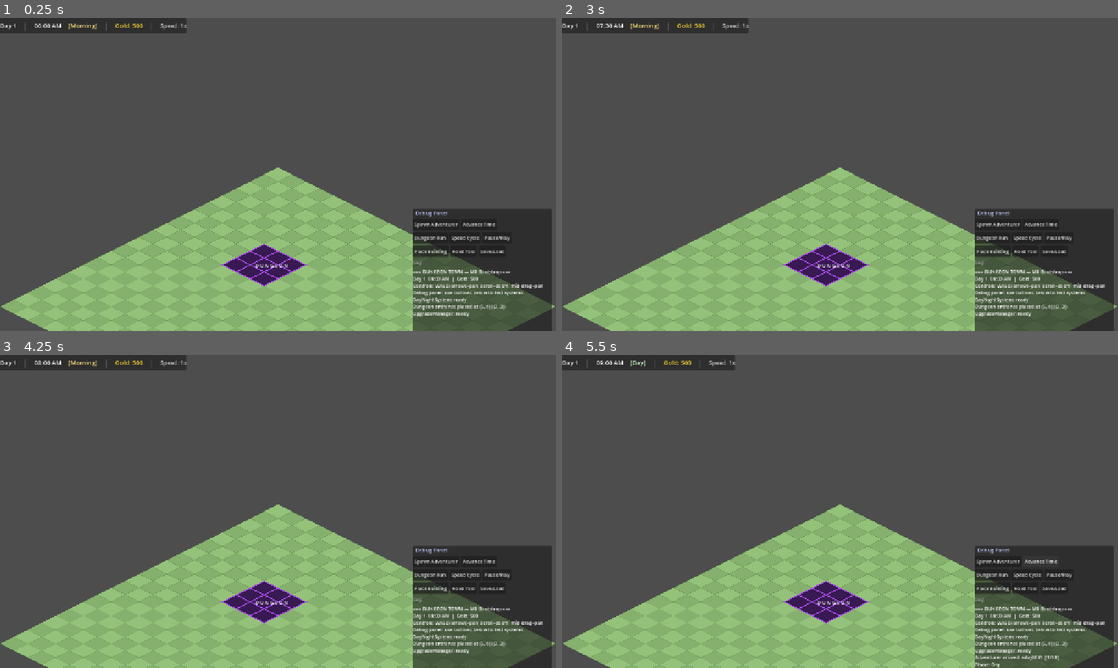
Above: before the commit, frames 1-4 (two rows, left to right).
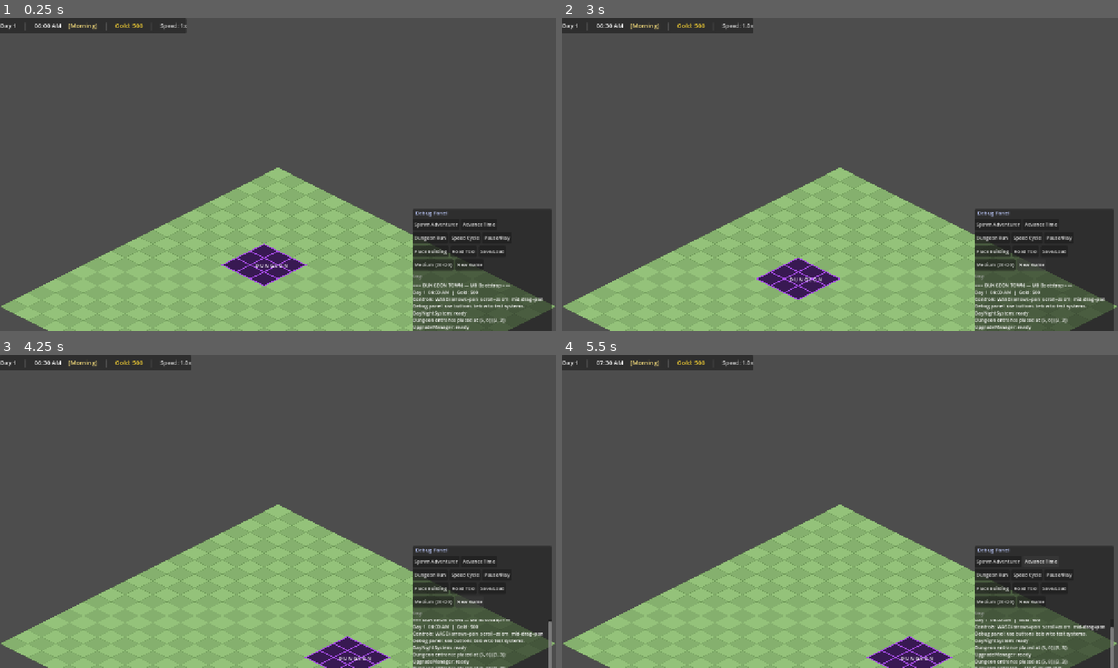
Above: after the commit, the same moments.

Repository: chrisagiddings/dungeon-town
Game: Godot game, scene res://scenes/Main.tscn
Two runs of this game, one before a commit and one after it. Both use one fixed random seed, a clock stepped at 60 frames per second and the inputs below.
Inputs (mouse positions are in pixels of both pictures, inside the frame that each line leads up to):
- Up to frame 1 (0.25 s): no input
- Up to frame 2 (3 s): click (995, 265) at 0.5 s, where only the run after the commit has a clickable "Medium (20×20)"; click (990, 265) at 1.25 s, where only the run after the commit has a clickable "Large (28×28)"; click (990, 265) at 2 s, where only the run after the commit has a clickable "Small (16×16)"; click (1029, 265) at 2.75 s, where only the run after the commit has a clickable "New Game"
- Up to frame 3 (4.25 s): click (467, 602) at 3.5 s, where only the run after the commit has a clickable "New Game"
- Up to frame 4 (5.5 s): click "Spawn Adventurer" at 4.25 s; click "Advance Time" at 5 s

The runs differ from the first frame. In frame 1, 1.7% of the frame differs, in the area x 74-98%, y 76-100%; in frame 2, 3.1%; in frame 3, 4.2%; in frame 4, 4.7%, in the area x 6-100%, y 0-100%.

Commit message:
[#116] Dungeon entrance size varies by map size; dynamic grid
- GameState: MapSize enum (SMALL/MEDIUM/LARGE), grid_size field,
  MAP_GRID_SIZES (16/20/28), MAP_ENTRANCE_SIZES per map, set_map_size(),
  get_map_size_name()
- DungeonEntranceManager: _pick_entrance_size() selects randomly from
  valid options for current map size; _place_randomly() now picks size
  before picking location
- BuildingGrid / RoadGrid: GRID_SIZE changed from const to var;
  update_grid_size() reads from GameState; RoadGrid also rebuilds AStar2D
- TerrainGrid: uses GameState.grid_size directly
- SaveSystem: persists map_size and grid_size; new_game(map_size) resets
  all state and reinitialises grids and entrance
- DebugPanel: Map Size cycle button + New Game button (row 4)
- 14 new unit tests — 232/232 total passing

Diff:
--- a/autoload/GameState.gd
+++ b/autoload/GameState.gd
@@ -3,6 +3,21 @@
 ## Owns the time tick loop and phase transitions.
 
 enum Phase { MORNING, DAY, EVENING, NIGHT }
+enum MapSize { SMALL = 0, MEDIUM = 1, LARGE = 2 }
+
+## Grid dimensions per map size
+const MAP_GRID_SIZES: Dictionary = {
+	MapSize.SMALL:  16,
+	MapSize.MEDIUM: 20,
+	MapSize.LARGE:  28,
+}
+
+## Valid dungeon entrance footprint sizes per map size
+const MAP_ENTRANCE_SIZES: Dictionary = {
+	MapSize.SMALL:  [Vector2i(1, 1), Vector2i(2, 2)],
+	MapSize.MEDIUM: [Vector2i(2, 2), Vector2i(3, 3)],
+	MapSize.LARGE:  [Vector2i(3, 3), Vector2i(5, 5)],
+}
 
 # ── Constants ─────────────────────────────────────────────────────────────────
 const HOURS_PER_DAY: int = 24
@@ -16,6 +31,8 @@
 var is_paused: bool = false
 var sim_speed: float = 1.0
 var town_name: String = "Dungeon Town"
+var map_size:  int = MapSize.MEDIUM
+var grid_size: int = MAP_GRID_SIZES[MapSize.MEDIUM]
 
 var dungeon_entrance_origin: Vector2i = Vector2i(-1, -1)  ## -1 = not yet placed
 var dungeon_entrance_size:   Vector2i = Vector2i(3, 3)
@@ -55,6 +72,17 @@
 		display_hour = 12
 	return "%02d:%02d %s" % [display_hour, minutes, period]
 
+func set_map_size(size: int) -> void:
+	map_size  = size
+	grid_size = MAP_GRID_SIZES.get(size, MAP_GRID_SIZES[MapSize.MEDIUM])
+
+func get_map_size_name() -> String:
+	match map_size:
+		MapSize.SMALL:  return "Small (16×16)"
+		MapSize.MEDIUM: return "Medium (20×20)"
+		MapSize.LARGE:  return "Large (28×28)"
+	return "Medium (20×20)"
+
 func get_phase_name() -> String:
 	match current_phase:
 		Phase.MORNING: return "Morning"
--- a/autoload/SaveSystem.gd
+++ b/autoload/SaveSystem.gd
@@ -104,6 +104,49 @@
 		out.store_string(JSON.stringify(d, "\t"))
 		out.close()
 
+func new_game(map_size: int = GameState.MapSize.MEDIUM) -> void:
+	## Reset all state and start a fresh game with the given map size.
+	GameState.set_map_size(map_size)
+	GameState.current_day   = 1
+	GameState.current_hour  = 6.0
+	GameState.sim_speed     = 1.0
+	GameState.town_name     = "Dungeon Town"
+	GameState.dungeon_entrance_origin = Vector2i(-1, -1)
+	GameState.dungeon_entrance_size   = Vector2i(3, 3)
+
+	EconomyState.gold           = EconomyState.STARTING_GOLD
+	EconomyState.total_income   = 0
+	EconomyState.total_expenses = 0
+	EconomyState.transaction_log.clear()
+
+	var grid:      BuildingGrid   = _find("BuildingGrid")
+	var road_grid: RoadGrid       = _find("RoadGrid")
+	var manager:   UpgradeManager = _find("UpgradeManager")
+	var spawner:   AdventurerSpawner = _find("AdventurerSpawner")
+
+	if grid:
+		grid.clear()
+		grid.update_grid_size()
+	if road_grid:
+		road_grid.update_grid_size()
+	if manager:
+		for iid in manager.get_construction_ids().duplicate():
+			manager._constructions.erase(iid)
+	if spawner:
+		spawner.restore_from_save({})
+
+	var entrance: DungeonEntranceManager = _find("DungeonEntranceManager")
+	if entrance:
+		entrance._place_randomly()
+
+	# Force UI refresh
+	EventBus.gold_changed.emit(EconomyState.gold, 0)
+	EventBus.time_tick.emit(GameState.current_hour)
+	EventBus.sim_speed_changed.emit(GameState.sim_speed)
+	EventBus.debug_log_message.emit(
+		"New game started — %s" % GameState.get_map_size_name()
+	)
+
 func delete_save(slot: int) -> void:
 	var path := _slot_path(slot)
 	if FileAccess.file_exists(path):
@@ -158,6 +201,8 @@
 		"version":          SAVE_VERSION,
 		"save_name":        default_name,
 		"town_name":        GameState.town_name,
+		"map_size":         GameState.map_size,
+		"grid_size":        GameState.grid_size,
 		"dungeon_entrance_origin": [GameState.dungeon_entrance_origin.x, GameState.dungeon_entrance_origin.y],
 		"dungeon_entrance_size":   [GameState.dungeon_entrance_size.x,   GameState.dungeon_entrance_size.y],
 		"game_day":         GameState.current_day,
@@ -180,7 +225,9 @@
 	GameState.current_day   = int(data.get("game_day",   1))
 	GameState.current_hour  = float(data.get("game_hour", 6.0))
 	GameState.sim_speed     = float(data.get("sim_speed", 1.0))
-	GameState.town_name     = data.get("town_name", "Dungeon Town")
+	GameState.town_name = data.get("town_name", "Dungeon Town")
+	if "map_size" in data:
+		GameState.set_map_size(int(data["map_size"]))
 	if "dungeon_entrance_origin" in data:
 		var eo: Array = data["dungeon_entrance_origin"]
 		GameState.dungeon_entrance_origin = Vector2i(int(eo[0]), int(eo[1]))
--- a/scripts/DebugPanel.gd
+++ b/scripts/DebugPanel.gd
@@ -10,11 +10,12 @@
 const MARGIN:        float = 10.0
 
 # ── State ─────────────────────────────────────────────────────────────────────
-var _log_output: RichTextLabel
-var _log_lines: Array[String] = []
-var _place_idx: int  = 0
-var _place_btn: Button = null
-var _road_btn:  Button = null
+var _log_output:  RichTextLabel
+var _log_lines:   Array[String] = []
+var _place_idx:   int    = 0
+var _place_btn:   Button = null
+var _road_btn:    Button = null
+var _map_size_btn: Button = null
 
 # ── Lifecycle ─────────────────────────────────────────────────────────────────
 
@@ -66,6 +67,13 @@
 	_place_btn = _btn_ref(row3, "Place Building", _on_place_building)
 	_road_btn  = _btn_ref(row3, "Road Tool",      _on_road_tool)
 	_btn(row3, "Save/Load", _on_save_load)
+
+	# Row 4 — new game controls
+	var row4 := HBoxContainer.new()
+	row4.add_theme_constant_override("separation", 4)
+	vbox.add_child(row4)
+	_map_size_btn = _btn_ref(row4, "Medium (20×20)", _on_map_size_cycle)
+	_btn(row4, "New Game", _on_new_game)
 	EventBus.building_placement_cancelled.connect(_on_placement_cancelled)
 	EventBus.building_placed.connect(func(_id, _origin): _on_placement_cancelled())
 	EventBus.road_mode_exited.connect(func(): _road_btn.text = "Road Tool")
@@ -194,6 +202,17 @@
 		if _road_btn:
 			_road_btn.text = "Road Tool [ON]"
 
+func _on_map_size_cycle() -> void:
+	var next: int = (GameState.map_size + 1) % 3
+	GameState.map_size = next
+	if _map_size_btn:
+		_map_size_btn.text = GameState.get_map_size_name()
+
+func _on_new_game() -> void:
+	SaveSystem.new_game(GameState.map_size)
+	if _map_size_btn:
+		_map_size_btn.text = GameState.get_map_size_name()
+
 func _on_save_load() -> void:
 	var panel: SaveLoadPanel = _find("SaveLoadPanel")
 	if panel:
--- a/scripts/TerrainGrid.gd
+++ b/scripts/TerrainGrid.gd
@@ -6,7 +6,7 @@
 # ── Constants ─────────────────────────────────────────────────────────────────
 const TILE_W: int = 64
 const TILE_H: int = 32
-const GRID_SIZE: int = 20
+
 
 const COLOR_EVEN:           Color = Color(0.58, 0.76, 0.48)
 const COLOR_ODD:            Color = Color(0.52, 0.69, 0.43)
@@ -34,8 +34,8 @@
 
 func _draw_tiles() -> void:
 	var entrance_tiles := _get_entrance_tiles()
-	for row in range(GRID_SIZE):
-		for col in range(GRID_SIZE):
+	for row in range(GameState.grid_size):
+		for col in range(GameState.grid_size):
 			var coord := Vector2i(col, row)
 			if entrance_tiles.has(coord):
 				continue  # entrance drawn separately
--- a/scripts/systems/BuildingGrid.gd
+++ b/scripts/systems/BuildingGrid.gd
@@ -14,7 +14,7 @@
 var _instance_counter: int = 0
 
 # ── Constants ─────────────────────────────────────────────────────────────────
-const GRID_SIZE: int = 20
+var GRID_SIZE: int = 20
 
 # ── Public API ────────────────────────────────────────────────────────────────
 
@@ -95,6 +95,10 @@
 		return false
 	return true
 
+func update_grid_size() -> void:
+	GRID_SIZE = GameState.grid_size
+
+
 func clear() -> void:
 	_occupied.clear()
 	_placements.clear()
--- a/scripts/systems/DungeonEntranceManager.gd
+++ b/scripts/systems/DungeonEntranceManager.gd
@@ -39,10 +39,21 @@
 
 # ── Internal ──────────────────────────────────────────────────────────────────
 
+func _pick_entrance_size() -> Vector2i:
+	## Randomly select an entrance size valid for the current map size.
+	var options: Array = GameState.MAP_ENTRANCE_SIZES.get(
+		GameState.map_size,
+		GameState.MAP_ENTRANCE_SIZES[GameState.MapSize.MEDIUM]
+	)
+	return options[randi() % options.size()]
+
 func _place_randomly() -> void:
+	# Choose entrance size for the current map
+	GameState.dungeon_entrance_size = _pick_entrance_size()
+
 	var size:   Vector2i = GameState.dungeon_entrance_size
 	var margin: int      = max(size.x, size.y) + 2
-	var gs:     int      = BuildingGrid.GRID_SIZE
+	var gs:     int      = GameState.grid_size
 
 	var max_x: int = gs - size.x - margin
 	var max_y: int = gs - size.y - margin
--- a/scripts/systems/RoadGrid.gd
+++ b/scripts/systems/RoadGrid.gd
@@ -9,7 +9,7 @@
 ##   Open ground     → weight 3.0 (slow, passable)
 ##   Building tile   → disconnected (impassable)
 
-const GRID_SIZE:    int   = 20
+var GRID_SIZE: int = 20
 const COST_ROAD:    float = 1.0
 const COST_GROUND:  float = 3.0
 
@@ -56,6 +56,13 @@
 func clear_roads() -> void:
 	for tile in _roads.keys().duplicate():
 		remove_road(tile as Vector2i)
+
+func update_grid_size() -> void:
+	## Rebuilds the navigation grid for the current GameState.grid_size.
+	GRID_SIZE = GameState.grid_size
+	_roads.clear()
+	_astar = AStar2D.new()
+	_build_nav_grid()
 
 # ── Navigation API ────────────────────────────────────────────────────────────
 
--- a/tests/unit/test_dungeon_entrance.gd
+++ b/tests/unit/test_dungeon_entrance.gd
@@ -45,9 +45,9 @@
 		_manager._place_randomly()
 		var o: Vector2i = GameState.dungeon_entrance_origin
 		var s: Vector2i = GameState.dungeon_entrance_size
-		assert_true(o.x + s.x <= BuildingGrid.GRID_SIZE,
+		assert_true(o.x + s.x <= GameState.grid_size,
 			"Entrance x overflows grid on iteration %d (origin=%s)" % [i, o])
-		assert_true(o.y + s.y <= BuildingGrid.GRID_SIZE,
+		assert_true(o.y + s.y <= GameState.grid_size,
 			"Entrance y overflows grid on iteration %d (origin=%s)" % [i, o])
 
 func test_random_placement_emits_signal() -> void:
@@ -60,13 +60,13 @@
 func test_random_placement_reserves_tiles_in_grid() -> void:
 	_grid.clear()
 	GameState.dungeon_entrance_origin = Vector2i(-1, -1)
-	GameState.dungeon_entrance_size   = Vector2i(3, 3)
 	_manager._place_randomly()
 	var o: Vector2i = GameState.dungeon_entrance_origin
+	var s: Vector2i = GameState.dungeon_entrance_size
 	assert_true(_grid.is_tile_occupied(o),
 		"Origin tile should be reserved after placement")
-	assert_true(_grid.is_tile_occupied(o + Vector2i(2, 2)),
-		"Bottom-right tile of 3x3 footprint should be reserved")
+	assert_true(_grid.is_tile_occupied(o + s - Vector2i(1, 1)),
+		"Bottom-right tile of footprint should be reserved")
 
 # ── _reserve_current ──────────────────────────────────────────────────────────
 
--- /dev/null
+++ b/tests/unit/test_map_size.gd
@@ -0,0 +1,121 @@
+extends GutTest
+## Unit tests for map size configuration and entrance size selection.
+
+var _saved_map_size:  int
+var _saved_grid_size: int
+var _saved_entrance_size:   Vector2i
+var _saved_entrance_origin: Vector2i
+
+func before_each() -> void:
+	_saved_map_size        = GameState.map_size
+	_saved_grid_size       = GameState.grid_size
+	_saved_entrance_size   = GameState.dungeon_entrance_size
+	_saved_entrance_origin = GameState.dungeon_entrance_origin
+
+func after_each() -> void:
+	GameState.map_size              = _saved_map_size
+	GameState.grid_size             = _saved_grid_size
+	GameState.dungeon_entrance_size = _saved_entrance_size
+	GameState.dungeon_entrance_origin = _saved_entrance_origin
+
+# ── GameState map size ────────────────────────────────────────────────────────
+
+func test_set_map_size_small_sets_grid_16() -> void:
+	GameState.set_map_size(GameState.MapSize.SMALL)
+	assert_eq(GameState.grid_size, 16)
+
+func test_set_map_size_medium_sets_grid_20() -> void:
+	GameState.set_map_size(GameState.MapSize.MEDIUM)
+	assert_eq(GameState.grid_size, 20)
+
+func test_set_map_size_large_sets_grid_28() -> void:
+	GameState.set_map_size(GameState.MapSize.LARGE)
+	assert_eq(GameState.grid_size, 28)
+
+func test_get_map_size_name_small() -> void:
+	GameState.set_map_size(GameState.MapSize.SMALL)
+	assert_true(GameState.get_map_size_name().begins_with("Small"))
+
+func test_get_map_size_name_medium() -> void:
+	GameState.set_map_size(GameState.MapSize.MEDIUM)
+	assert_true(GameState.get_map_size_name().begins_with("Medium"))
+
+func test_get_map_size_name_large() -> void:
+	GameState.set_map_size(GameState.MapSize.LARGE)
+	assert_true(GameState.get_map_size_name().begins_with("Large"))
+
+# ── MAP_ENTRANCE_SIZES ────────────────────────────────────────────────────────
+
+func test_small_entrance_sizes_are_1x1_or_2x2() -> void:
+	var opts: Array = GameState.MAP_ENTRANCE_SIZES[GameState.MapSize.SMALL]
+	assert_true(opts.has(Vector2i(1, 1)))
+	assert_true(opts.has(Vector2i(2, 2)))
+
+func test_medium_entrance_sizes_are_2x2_or_3x3() -> void:
+	var opts: Array = GameState.MAP_ENTRANCE_SIZES[GameState.MapSize.MEDIUM]
+	assert_true(opts.has(Vector2i(2, 2)))
+	assert_true(opts.has(Vector2i(3, 3)))
+
+func test_large_entrance_sizes_are_3x3_or_5x5() -> void:
+	var opts: Array = GameState.MAP_ENTRANCE_SIZES[GameState.MapSize.LARGE]
+	assert_true(opts.has(Vector2i(3, 3)))
+	assert_true(opts.has(Vector2i(5, 5)))
+
+# ── DungeonEntranceManager._pick_entrance_size ────────────────────────────────
+
+func test_pick_size_for_small_map_is_valid() -> void:
+	GameState.set_map_size(GameState.MapSize.SMALL)
+	var grid   := BuildingGrid.new()
+	var mgr    := DungeonEntranceManager.new()
+	mgr._grid  = grid
+	add_child_autofree(grid)
+	add_child_autofree(mgr)
+	var valid: Array = GameState.MAP_ENTRANCE_SIZES[GameState.MapSize.SMALL]
+	for i in range(10):
+		var picked := mgr._pick_entrance_size()
+		assert_true(valid.has(picked),
+			"Small map picked invalid size %s" % picked)
+
+func test_pick_size_for_large_map_is_valid() -> void:
+	GameState.set_map_size(GameState.MapSize.LARGE)
+	var grid  := BuildingGrid.new()
+	var mgr   := DungeonEntranceManager.new()
+	mgr._grid = grid
+	add_child_autofree(grid)
+	add_child_autofree(mgr)
+	var valid: Array = GameState.MAP_ENTRANCE_SIZES[GameState.MapSize.LARGE]
+	for i in range(10):
+		var picked := mgr._pick_entrance_size()
+		assert_true(valid.has(picked),
+			"Large map picked invalid size %s" % picked)
+
+# ── BuildingGrid dynamic GRID_SIZE ───────────────────────────────────────────
+
+func test_building_grid_respects_updated_grid_size() -> void:
+	GameState.set_map_size(GameState.MapSize.SMALL)
+	var grid := BuildingGrid.new()
+	add_child_autofree(grid)
+	grid.update_grid_size()
+	# On a 16×16 grid, tile (15,15) is the last valid corner
+	assert_true(grid.is_in_bounds(Vector2i(15, 15), Vector2i(1, 1)))
+	# Tile 16 is out of bounds on a 16-wide grid
+	assert_false(grid.is_in_bounds(Vector2i(16, 0), Vector2i(1, 1)))
+
+func test_building_grid_large_map_allows_tile_27() -> void:
+	GameState.set_map_size(GameState.MapSize.LARGE)
+	var grid := BuildingGrid.new()
+	add_child_autofree(grid)
+	grid.update_grid_size()
+	assert_true(grid.is_in_bounds(Vector2i(25, 25), Vector2i(2, 2)))
+	assert_false(grid.is_in_bounds(Vector2i(27, 0), Vector2i(2, 2)))
+
+# ── save/load round-trip ──────────────────────────────────────────────────────
+
+func test_map_size_survives_save_load() -> void:
+	GameState.set_map_size(GameState.MapSize.LARGE)
+	SaveSystem.save(5)
+	GameState.set_map_size(GameState.MapSize.SMALL)
+	SaveSystem.load_slot(5)
+	assert_eq(GameState.map_size, GameState.MapSize.LARGE)
+	assert_eq(GameState.grid_size, 28)
+	SaveSystem.delete_save(5)
